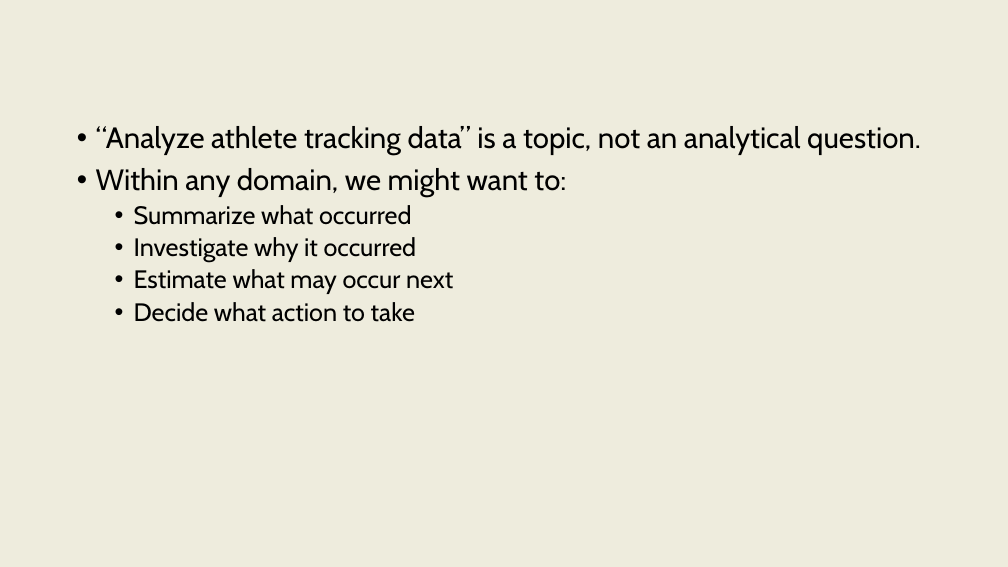
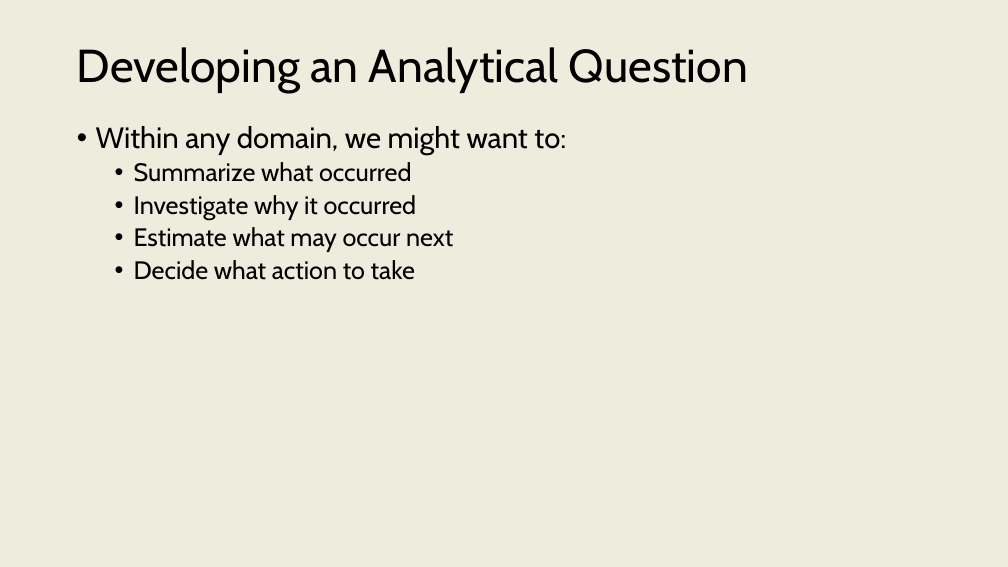
Before and after one commit to onishisaryu/HES-3000-Sports-Data-Analytics, a slide deck: slide 13 of pptx/Lecture2.pptx. Drawn at 1008x567 pixels with LibreOffice and Linux fonts; fonts in the diff are those of the drawing. Boxes give left, top, right and bottom in pixels: in the first picture for what was removed or moved away, otherwise in the second. Text is boxed around its words. In the diff, an @@ line names an element or a change of style, - is before the commit and + after.

```diff
--- a/pptx/Lecture2.pptx
+++ b/pptx/Lecture2.pptx
@@ title added at (77,47,748,93), 44 pt, text #000000 @@
+Developing an Analytical Question
@@ text at (96,126,921,155): paragraph removed @@
-• “Analyze athlete tracking data” is a topic, not an analytical question.
```
Also in this commit, not shown: 2 other slides changed, 1 slide added, 2 slides removed, 6 other files.
